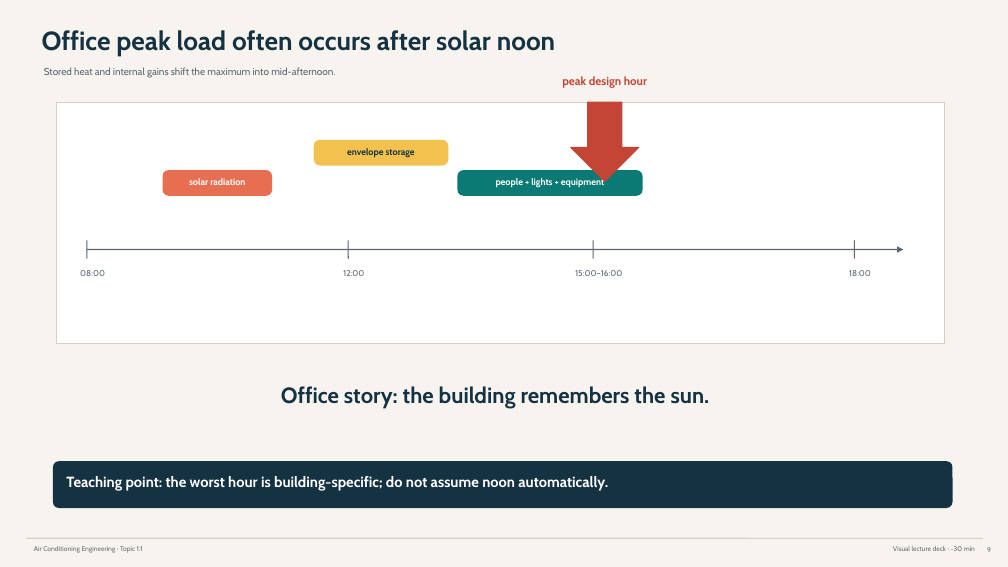
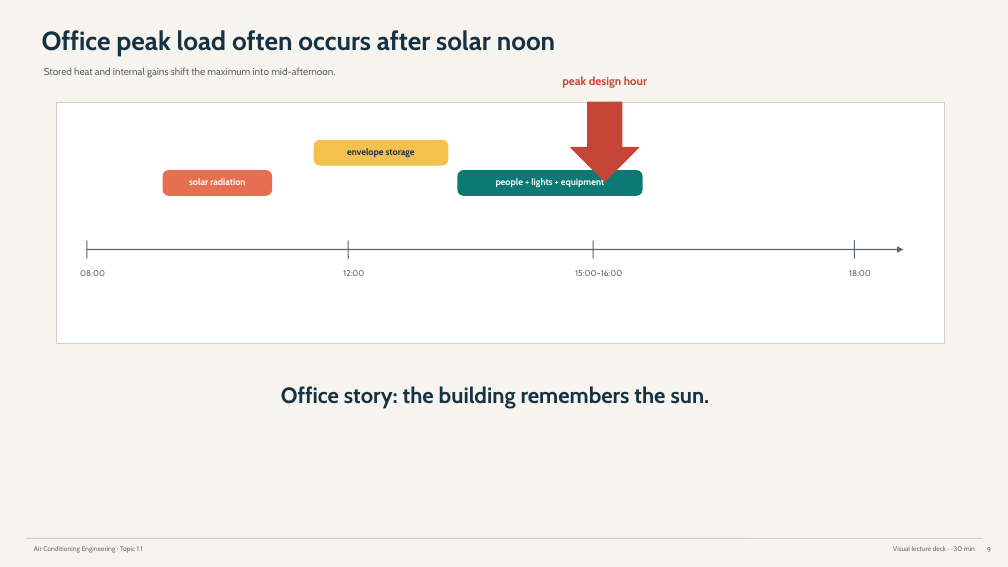
Before and after one commit to Piakman/Piakman, a slide deck: slide 9 of 05_Outputs/Air Conditioning/English Slides/Air Con Chapter 1 Topic 1.1 - Visual Lecture Deck.pptx. Drawn at 1008x567 pixels with LibreOffice and Linux fonts; fonts in the diff are those of the drawing. Boxes give left, top, right and bottom in pixels: in the first picture for what was removed or moved away, otherwise in the second. Text is boxed around its words. In the diff, an @@ line names an element or a change of style, - is before the commit and + after.

```diff
--- a/05_Outputs/Air Conditioning/English Slides/Air Con Chapter 1 Topic 1.1 - Visual Lecture Deck.pptx
+++ b/05_Outputs/Air Conditioning/English Slides/Air Con Chapter 1 Topic 1.1 - Visual Lecture Deck.pptx
@@ rounded rectangle removed at [53,461,953,508] @@
@@ text removed at [66,476,608,491] @@
-Teaching point: the worst hour is building-specific; do not assume noon automatically.
```
Also in this commit, not shown: 10 other slides changed, 1 other file.
